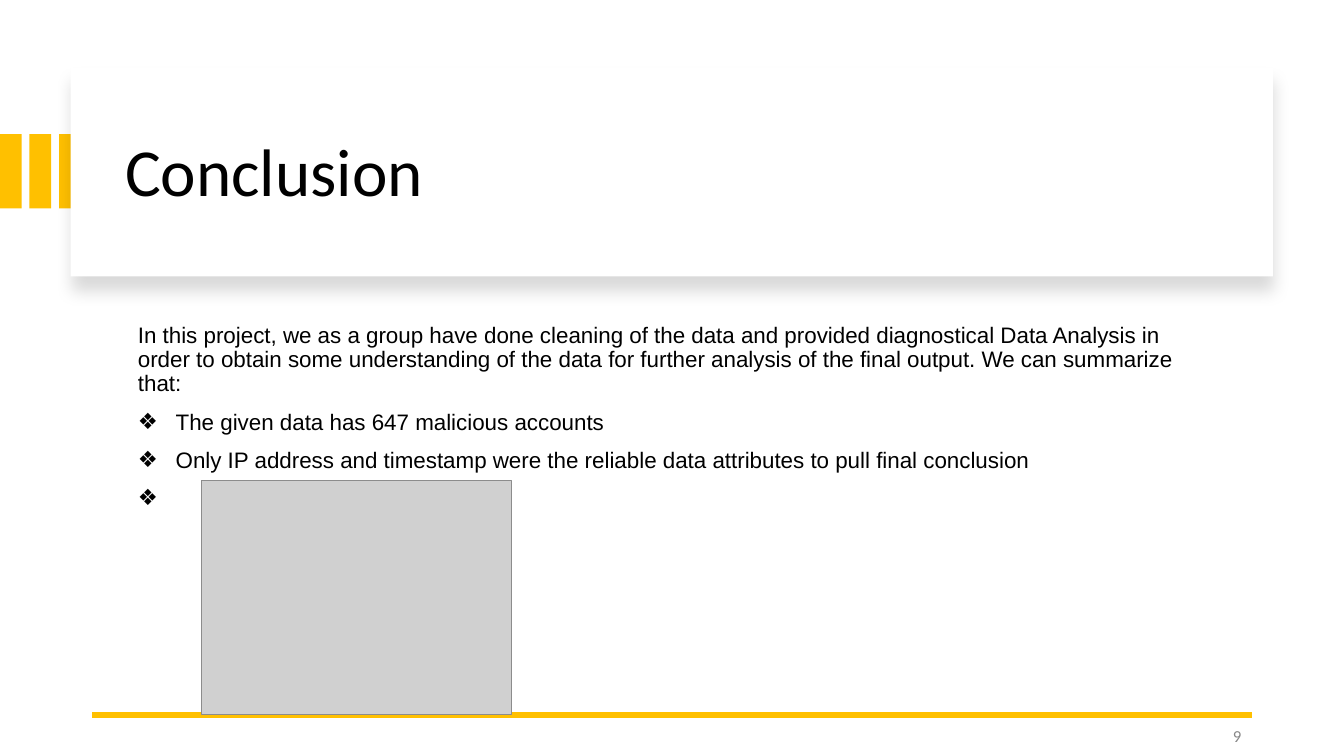
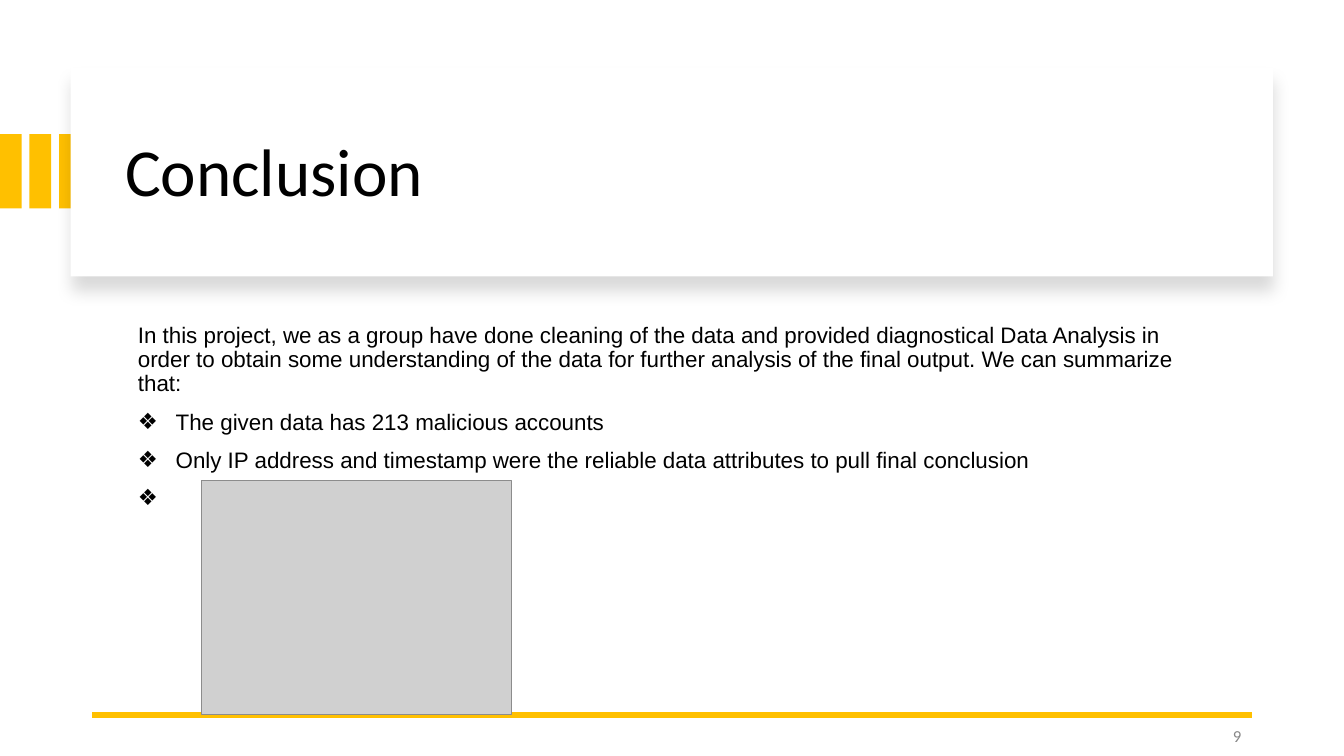
Before and after one commit to karimkhamwani/python-data-analysis, a slide deck: slide 9 of Capstone_600.pptx. Drawn at 1344x756 pixels with LibreOffice and Linux fonts; fonts in the diff are those of the drawing; grey boxes stand for pictures; background and template pictures are left out. Boxes give left, top, right and bottom in pixels: in the first picture for what was removed or moved away, otherwise in the second. Text is boxed around its words. In the diff, an @@ line names an element or a change of style, - is before the commit and + after.

```diff
--- a/Capstone_600.pptx
+++ b/Capstone_600.pptx
@@ text at (176,413,604,435): text changed @@
-❖ The given data has 647 malicious accounts
+❖ The given data has 213 malicious accounts
```
Also in this commit, not shown: 3 other slides changed, 2 slides added, 3 slides removed, 4 other files.
